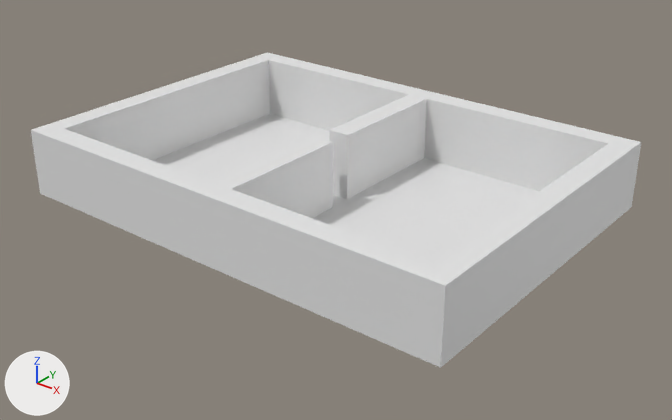
Before and after pictures for a commit that changed the Blender file src/simulators/morse_ros/morse_ros/blender_files/passage_hri.blend.
Rendered twice from a 50 mm camera at (33.1, -21.6, 17.3) aimed at (10.6, 6.5, -0.1). The axes (+X, +Y, +Z) are drawn at lower left. The lights are the same throughout.

The older version as bpy lines, for what is in view:
```python
ob_cube = bpy.data.objects.new('Cube', me_cube_002)
ob_cube.location = (10.0, 0.0, 1.5)
ob_cube.scale = (10.5, 0.5, 1.5)
ob_cube_001 = bpy.data.objects.new('Cube.001', me_cube_003)
ob_cube_001.location = (10.0, 14.0, 1.5)
ob_cube_001.scale = (10.5, 0.5, 1.5)
ob_cube_002 = bpy.data.objects.new('Cube.002', me_cube_004)
ob_cube_002.location = (20.0, 7.0, 1.5)
ob_cube_002.rotation_euler = (0.0, 0.0, -1.571)  # degrees (0, 0, -90)
ob_cube_002.scale = (6.5, 0.5, 1.5)
ob_cube_003 = bpy.data.objects.new('Cube.003', me_cube_005)
ob_cube_003.location = (0.0, 7.0, 1.5)
ob_cube_003.rotation_euler = (0.0, 0.0, -1.571)  # degrees (0, 0, -90)
ob_cube_003.scale = (6.5, 0.5, 1.5)
ob_cube_004 = bpy.data.objects.new('Cube.004', me_cube_006)
ob_cube_004.location = (10.0, 10.5, 1.5)
ob_cube_004.rotation_euler = (0.0, 0.0, -1.571)  # degrees (0, 0, -90)
ob_cube_004.scale = (3.0, 0.5, 1.5)
ob_cube_005 = bpy.data.objects.new('Cube.005', me_cube_007)
ob_cube_005.location = (10.0, 3.5, 1.5)
ob_cube_005.rotation_euler = (0.0, 0.0, -1.571)  # degrees (0, 0, -90)
ob_cube_005.scale = (3.0, 0.5, 1.5)
ob_plane = bpy.data.objects.new('Plane', me_plane)
ob_plane.location = (10.0, 7.0, 0.0)
ob_plane.scale = (10.0, 6.71, 6.71)
```
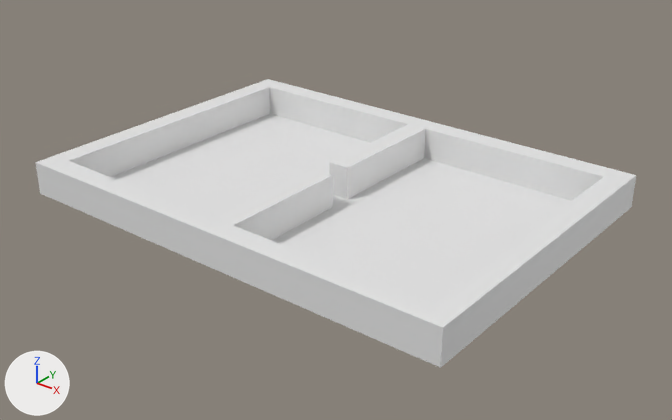
Commit message: [HRI2022] Narr corridor scenario + Manual control for robot

Boxes [x1, y1, x2, y2] around the edits, measured in the pictures (672 x 420 px):
'Cube', moved, rescaled (13% shorter)
    before: [31, 124, 463, 368]
    after: [35, 155, 460, 368]
'Cube.001', moved, rescaled (16% shorter)
    before: [255, 52, 641, 215]
    after: [256, 79, 636, 215]
'Cube.002', moved, rescaled (16% shorter)
    before: [437, 144, 632, 353]
    after: [434, 177, 627, 353]
'Cube.003', moved, rescaled
    before: [50, 57, 270, 160]
    after: [55, 84, 270, 177]
'Cube.005', moved, rescaled
    before: [213, 137, 333, 218]
    after: [215, 169, 333, 240]
'Cube.004', moved, rescaled (28% shorter)
    before: [329, 95, 427, 199]
    after: [329, 124, 425, 199]

Diff of the bpy script that builds the scene:
```diff
--- a/src/simulators/morse_ros/morse_ros/blender_files/passage_hri.blend.py
+++ b/src/simulators/morse_ros/morse_ros/blender_files/passage_hri.blend.py
@@ ob_cube_005 @@
 ob_cube_005 = bpy.data.objects.new('Cube.005', me_cube_007)
-ob_cube_005.location = (10.0, 3.5, 1.5)
+ob_cube_005.location = (10.0, 3.5, 0.75)
 ob_cube_005.rotation_euler = (0.0, 0.0, -1.571)  # degrees (0, 0, -90)
-ob_cube_005.scale = (3.0, 0.5, 1.5)
+ob_cube_005.scale = (3.0, 0.5, 0.75)
@@ ob_cube_004 @@
 ob_cube_004 = bpy.data.objects.new('Cube.004', me_cube_006)
-ob_cube_004.location = (10.0, 10.5, 1.5)
+ob_cube_004.location = (10.0, 10.5, 0.75)
 ob_cube_004.rotation_euler = (0.0, 0.0, -1.571)  # degrees (0, 0, -90)
-ob_cube_004.scale = (3.0, 0.5, 1.5)
+ob_cube_004.scale = (3.0, 0.5, 0.75)
@@ ob_cube_003 @@
 ob_cube_003 = bpy.data.objects.new('Cube.003', me_cube_005)
-ob_cube_003.location = (0.0, 7.0, 1.5)
+ob_cube_003.location = (0.0, 7.0, 0.75)
 ob_cube_003.rotation_euler = (0.0, 0.0, -1.571)  # degrees (0, 0, -90)
-ob_cube_003.scale = (6.5, 0.5, 1.5)
+ob_cube_003.scale = (6.5, 0.5, 0.75)
@@ ob_cube_002 @@
 ob_cube_002 = bpy.data.objects.new('Cube.002', me_cube_004)
-ob_cube_002.location = (20.0, 7.0, 1.5)
+ob_cube_002.location = (20.0, 7.0, 0.75)
 ob_cube_002.rotation_euler = (0.0, 0.0, -1.571)  # degrees (0, 0, -90)
-ob_cube_002.scale = (6.5, 0.5, 1.5)
+ob_cube_002.scale = (6.5, 0.5, 0.75)
@@ ob_cube_001 @@
 ob_cube_001 = bpy.data.objects.new('Cube.001', me_cube_003)
-ob_cube_001.location = (10.0, 14.0, 1.5)
-ob_cube_001.scale = (10.5, 0.5, 1.5)
+ob_cube_001.location = (10.0, 14.0, 0.75)
+ob_cube_001.scale = (10.5, 0.5, 0.75)
@@ ob_cube @@
 ob_cube = bpy.data.objects.new('Cube', me_cube_002)
-ob_cube.location = (10.0, 0.0, 1.5)
-ob_cube.scale = (10.5, 0.5, 1.5)
+ob_cube.location = (10.0, 0.0, 0.75)
+ob_cube.scale = (10.5, 0.5, 0.75)
```
